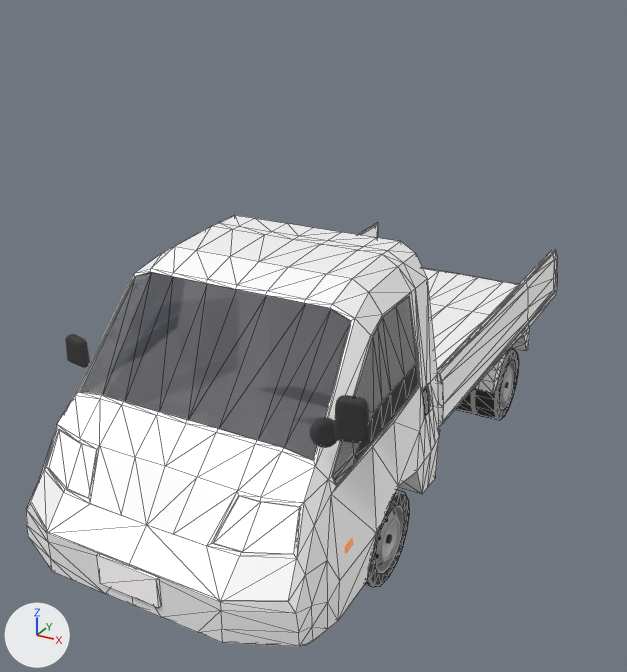
The glTF model public/models/bongo.glb as it was, and as the next commit left it.
Before and after are seen from a 50 mm camera at (2.44, -4.89, 3.36) aimed at (-0.18, -0.14, 0.98). The lights are fixed; the arrows at lower left show +X, +Y and +Z. Mesh edges are drawn as thin lines on the coarser meshes. Where no turn or scale is listed for an object, it has been applied to the vertices.

Objects in the first picture: 'bongo_body', 'mirror_l', 'number_f', 'tire_fl', 'tire_rl_outside', 'wheel_fl'.
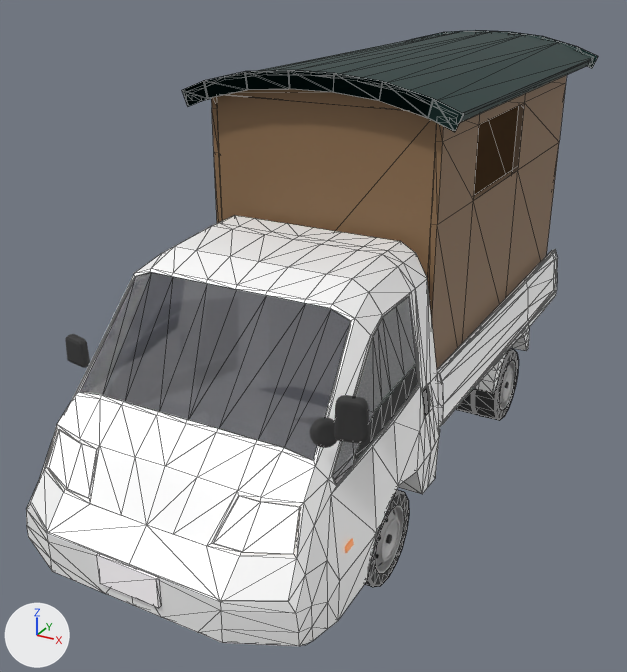
Pixel boxes [x1, y1, x2, y2] of what changed, in the pictures (627 x 672 px):
'wall_front', added (brown): after [217, 95, 436, 282]
'wall_left', added (brown): after [428, 75, 567, 369]
'roof', added: after [257, 32, 594, 115]
'wall_door_side.001', added (brown): after [474, 106, 518, 195]
'roof.001', added (brown): after [226, 89, 403, 110]
'roof.004', added: after [379, 81, 433, 118]
'roof.005', added: after [333, 73, 382, 101]
'roof.006', added: after [288, 70, 334, 92]
'roof.013', added: after [244, 30, 476, 90]
'roof.014', added: after [203, 32, 443, 98]
'roof.009', added: after [428, 47, 598, 132]
'wall_right', added (brown): after [211, 97, 222, 223]
'立方体', added: after [460, 60, 593, 122]
'roof.015', added: after [182, 39, 412, 106]
'roof.010', added: after [543, 36, 578, 50]
'roof.011', added: after [509, 32, 543, 39]
'roof.012', added: after [476, 30, 509, 33]

What changed in the scene script:
```text
Add me_平面_037:
    me_平面_037.from_pydata([(0.142, 1.0, 0.083), (0.146, 1.0, 0.186), (-0.146, 1.0, 0.186), (-0.142, 1.0, 0.083), (-0.146, 0.99, 0.186), (0.146, 0.99, 0.186), (0.142, 0.99, 0.083), (-0.142, 0.99, 0.083)], [], [(2, 1, 0), (2, 0, 3), (4, 7, 6), (4, 6, 5), (3, 0, 6), (3, 6, 7), (1, 2, 4), (1, 4, 5), (2, 3, 7), (2, 7, 4), (0, 1, 5), (0, 5, 6)])
    me_平面_037.materials.append(mat_roof)  # dark cyan #002e2b
Add me_平面_036:
    me_平面_036.from_pydata([(0.424, 1.0, 0.058), (0.438, 1.0, 0.16), (0.142, 1.0, 0.082), (0.146, 1.0, 0.185), (0.146, 0.99, 0.185), (0.438, 0.99, 0.16), (0.424, 0.99, 0.058), (0.142, 0.99, 0.082)], [], [(3, 1, 0), (3, 0, 2), (4, 7, 6), (4, 6, 5), (3, 2, 7), (3, 7, 4), (0, 1, 5), (0, 5, 6), (2, 0, 6), (2, 6, 7), (1, 3, 4), (1, 4, 5)])
    me_平面_036.materials.append(mat_roof)  # dark cyan #002e2b
Add me_平面_035:
    me_平面_035.from_pydata([(0.424, 1.0, 0.058), (0.438, 1.0, 0.161), (0.732, 1.0, 0.09), (0.708, 1.0, -0.01), (0.424, 0.99, 0.058), (0.438, 0.99, 0.161), (0.708, 0.99, -0.01), (0.732, 0.99, 0.09)], [], [(1, 2, 3), (1, 3, 0), (5, 4, 6), (5, 6, 7), (3, 2, 7), (3, 7, 6), (0, 3, 6), (0, 6, 4), (2, 1, 5), (2, 5, 7), (1, 0, 4), (1, 4, 5)])
    me_平面_035.materials.append(mat_roof)  # dark cyan #002e2b
Add ob_roof_006:
    ob_roof_006 = bpy.data.objects.new('roof.006', me_平面_037)
    ob_roof_006.location = (0.0, -1.49, 2.574)
Add ob_roof_005:
    ob_roof_005 = bpy.data.objects.new('roof.005', me_平面_036)
    ob_roof_005.location = (0.0, -1.49, 2.574)
Add ob_roof_004:
    ob_roof_004 = bpy.data.objects.new('roof.004', me_平面_035)
    ob_roof_004.location = (0.0, -1.49, 2.574)
Add ob_roof_015:
    ob_roof_015 = bpy.data.objects.new('roof.015', me_平面_033)  # 16 vertices, 24 faces; spans x -0.9..-0.71, y 0.99..4.18, z -0.07..0.09; in mat_roof (dark cyan #002e2b)
    ob_roof_015.location = (0.0, -1.49, 2.574)
Add ob_roof_014:
    ob_roof_014 = bpy.data.objects.new('roof.014', me_平面_032)  # 16 vertices, 24 faces; spans x -0.73..-0.42, y 0.99..4.18, z -0.01..0.16; in mat_roof (dark cyan #002e2b)
    ob_roof_014.location = (0.0, -1.49, 2.574)
Add ob_roof_013:
    ob_roof_013 = bpy.data.objects.new('roof.013', me_平面_031)  # 16 vertices, 24 faces; spans x -0.44..-0.14, y 0.99..4.18, z 0.06..0.19; in mat_roof (dark cyan #002e2b)
    ob_roof_013.location = (0.0, -1.49, 2.574)
Add ob_roof_012:
    ob_roof_012 = bpy.data.objects.new('roof.012', me_平面_030)  # 16 vertices, 24 faces; spans x -0.15..0.15, y 0.99..4.18, z 0.08..0.19; in mat_roof (dark cyan #002e2b)
    ob_roof_012.location = (0.0, -1.49, 2.574)
Add ob_roof_011:
    ob_roof_011 = bpy.data.objects.new('roof.011', me_平面_029)  # 16 vertices, 24 faces; spans x 0.14..0.44, y 0.99..4.18, z 0.06..0.19; in mat_roof (dark cyan #002e2b)
    ob_roof_011.location = (0.0, -1.49, 2.574)
Add ob_roof_010:
    ob_roof_010 = bpy.data.objects.new('roof.010', me_平面_028)  # 16 vertices, 24 faces; spans x 0.42..0.73, y 0.99..4.18, z -0.01..0.16; in mat_roof (dark cyan #002e2b)
    ob_roof_010.location = (0.0, -1.49, 2.574)
Add ob_roof_009:
    ob_roof_009 = bpy.data.objects.new('roof.009', me_平面_027)  # 16 vertices, 24 faces; spans x 0.71..0.9, y 0.99..4.18, z -0.07..0.09; in mat_roof (dark cyan #002e2b)
    ob_roof_009.location = (0.0, -1.49, 2.574)
Add ob_wall_door_side_001:
    ob_wall_door_side_001 = bpy.data.objects.new('wall_door_side.001', me_平面_014)  # a box spanning x 0.0..0.76, y -0.68..-0.64, z -0.88..0.88; in mat_wood_sample (brown #8f6f4f)
    ob_wall_door_side_001.location = (-0.042, 2.938, 1.697)
Add ob_立方体_001:
    ob_立方体_001 = bpy.data.objects.new('立方体.001', me_立方体_002)  # 12 vertices, 20 faces; spans x -0.02..0.09, y -1.58..1.58, z -0.02..0.02; in mat_roof (dark cyan #002e2b), mat_wood_sample (brown #8f6f4f)
    ob_立方体_001.location = (-0.848, 1.095, 2.559)
Add ob_立方体:
    ob_立方体 = bpy.data.objects.new('立方体', me_立方体)  # 12 vertices, 20 faces; spans x -0.09..0.02, y -1.58..1.58, z -0.02..0.02; in mat_roof (dark cyan #002e2b), mat_wood_sample (brown #8f6f4f)
    ob_立方体.location = (0.848, 1.095, 2.559)
Add ob_roof_001:
    ob_roof_001 = bpy.data.objects.new('roof.001', me_平面_010)  # 14 vertices, 24 faces; spans x -0.87..0.87, y 1.0..1.04, z 0.0..0.16; in mat_wood_sample (brown #8f6f4f)
    ob_roof_001.location = (0.0, -1.39, 2.574)
Add ob_roof:
    ob_roof = bpy.data.objects.new('roof', me_平面_009)  # 40 vertices, 76 faces; spans x -0.87..0.87, y 1.0..4.17, z 0.0..0.18; in mat_roof (dark cyan #002e2b)
    ob_roof.location = (0.0, -1.49, 2.574)
Add ob_wall_front:
    ob_wall_front = bpy.data.objects.new('wall_front', me_平面_008)  # a box spanning x -0.72..0.72, y -0.04..0.0, z -0.88..0.88; in mat_wood_sample (brown #8f6f4f)
    ob_wall_front.location = (0.0, -0.35, 1.697)
Add ob_wall_left:
    ob_wall_left = bpy.data.objects.new('wall_left', me_平面_007)  # 32 vertices, 56 faces; spans x 0.0..0.04, y -1.34..1.34, z -0.88..0.88; in mat_wood_sample (brown #8f6f4f)
    ob_wall_left.location = (0.717, 0.955, 1.697)
Add ob_wall_right:
    ob_wall_right = bpy.data.objects.new('wall_right', me_平面_006)  # 32 vertices, 56 faces; spans x 0.0..0.04, y -1.49..1.49, z -0.88..0.88; in mat_wood_sample (brown #8f6f4f)
    ob_wall_right.location = (-0.758, 1.095, 1.697)
```
